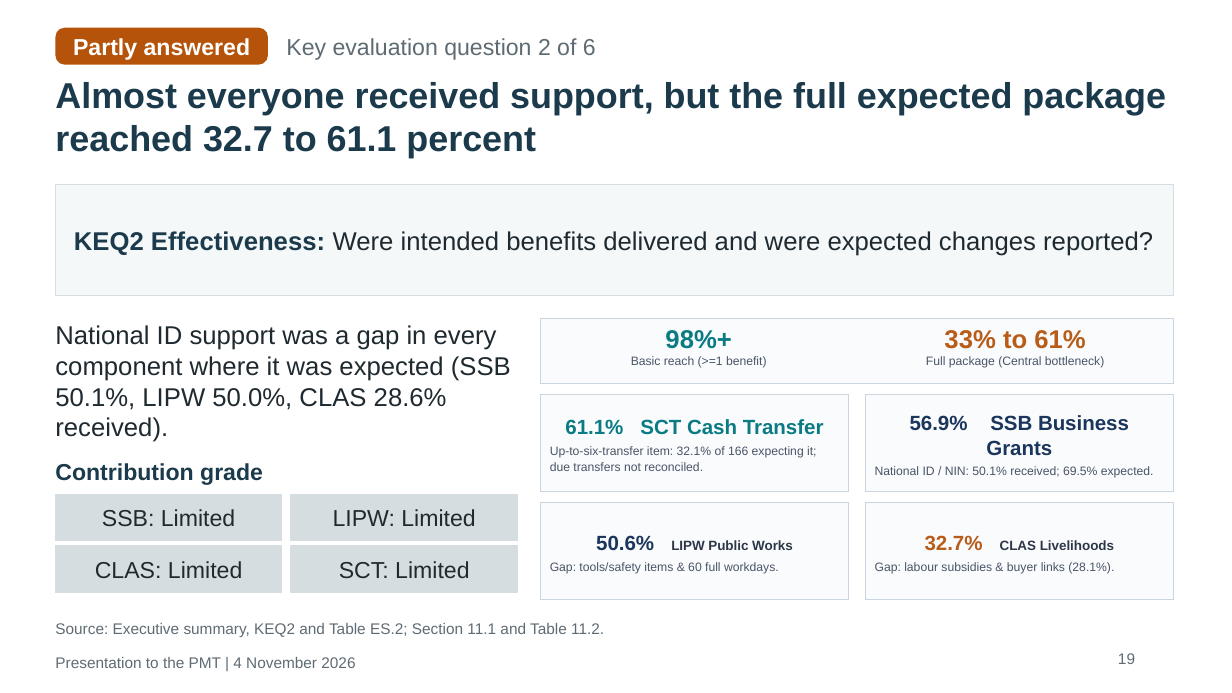
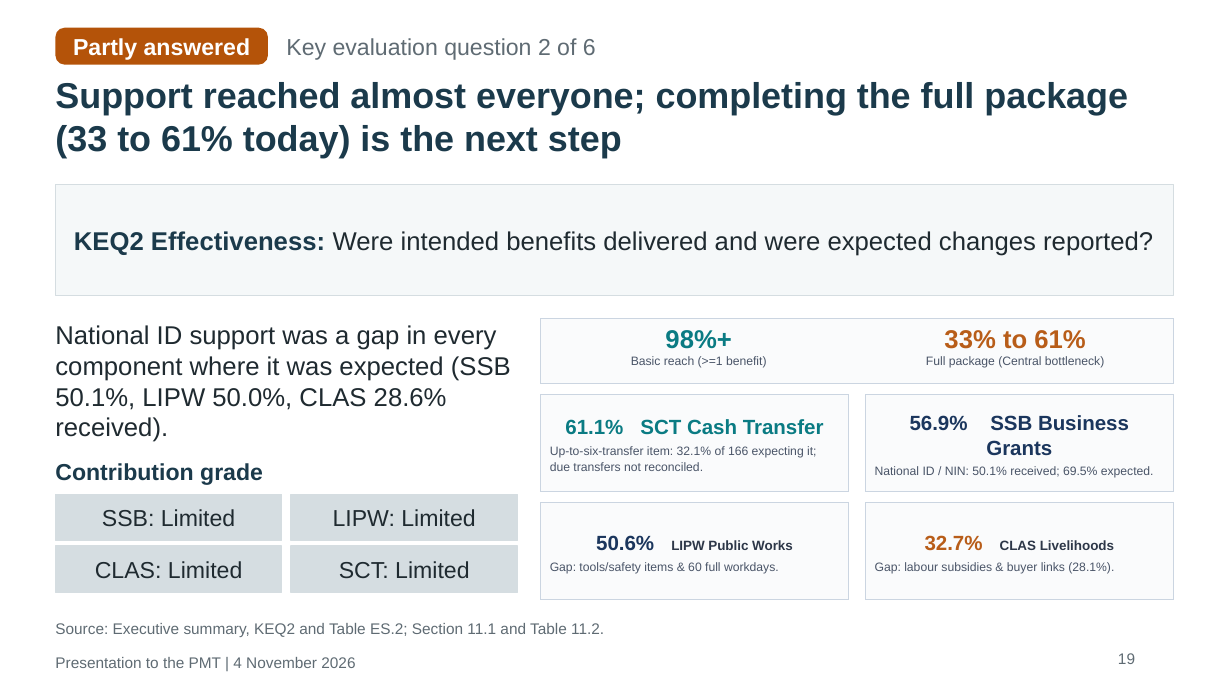
Before and after one commit to kokouekpinda/kokouekpinda, a slide deck: slide 26 of deliverables/REALISE_PMT_Presentation_v5.pptx (slide 25 before the commit). Drawn at 1232x693 pixels with LibreOffice and Linux fonts; fonts in the diff are those of the drawing. Boxes give left, top, right and bottom in pixels: in the first picture for what was removed or moved away, otherwise in the second. Text is boxed around its words. In the diff, an @@ line names an element or a change of style, - is before the commit and + after.

```diff
--- a/deliverables/REALISE_PMT_Presentation_v5.pptx
+++ b/deliverables/REALISE_PMT_Presentation_v5.pptx
@@ title at <box>55,82,1128,158</box>: text changed @@
-Almost everyone received support, but the full expected package reached 32.7 to 61.1 percent
+Support reached almost everyone; completing the full package (33 to 61% today) is the next step
```
Also in this commit, not shown: 14 other slides changed, 1 slide added.
